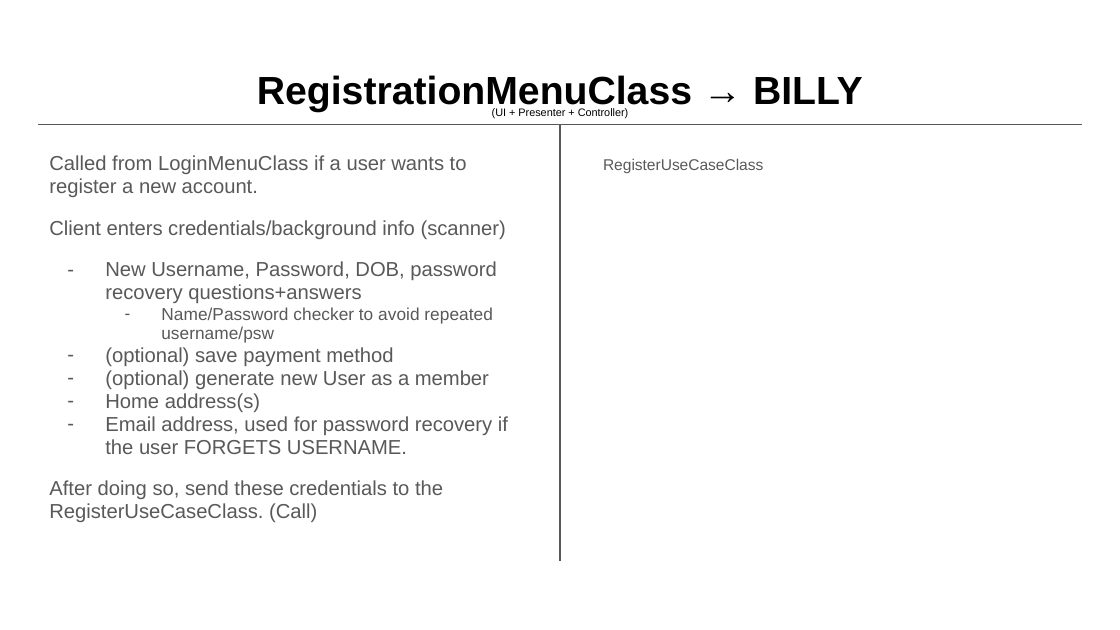
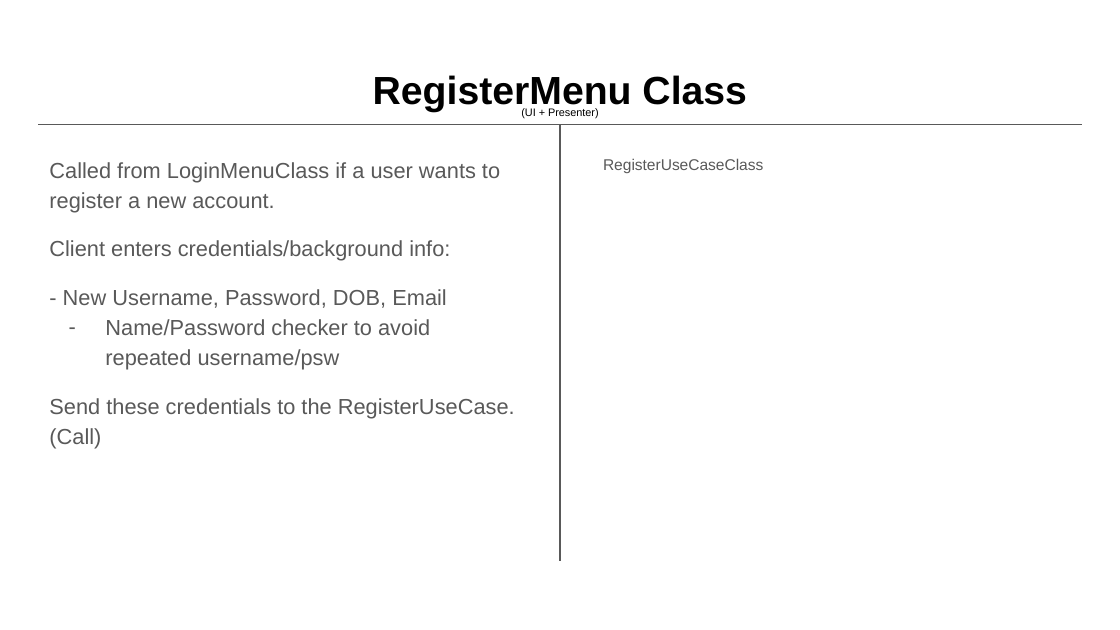
Before and after one commit to hud9925/FlightManager, a slide deck: slide 4 of phase0/CRC Model.pptx. Drawn at 1120x630 pixels with LibreOffice and Linux fonts; fonts in the diff are those of the drawing. Boxes give left, top, right and bottom in pixels: in the first picture for what was removed or moved away, otherwise in the second. Text is boxed around its words. In the diff, an @@ line names an element or a change of style, - is before the commit and + after.

```diff
--- a/phase0/CRC Model.pptx
+++ b/phase0/CRC Model.pptx
@@ title at box(373, 75, 747, 112): text changed @@
-RegistrationMenuClass → BILLY
+RegisterMenu Class
@@ text at box(521, 108, 599, 118): text changed @@
-(UI + Presenter + Controller)
+(UI + Presenter)
@@ text at box(49, 162, 500, 370): size 12.9 to 14 pt in "Called from LoginMenuClass if a user wants ..."; size 11.1 to 14 pt in "Name/Password checker to avoid repeated username/psw"; line spacing 0.95 to 1.15; list level 2 to 1 in "Name/Password checker to avoid repeated ..." @@
@@ text at box(49, 240, 450, 308): text changed; size 12.9 to 14 pt @@
-Client enters credentials/background info (scanner)
-– New Username, Password, DOB, password recovery questions+answers
+Client enters credentials/background info:
+- New Username, Password, DOB, Email
@@ text at box(49, 398, 515, 448): text changed; size 12.9 to 14 pt @@
-– (optional) save payment method
-– (optional) generate new User as a member
-– Home address(s)
-– Email address, used for password recovery if the user FORGETS USERNAME.
-After doing so, send these credentials to the RegisterUseCaseClass. (Call)
+Send these credentials to the RegisterUseCase. (Call)
```
Also in this commit, not shown: 13 other slides changed, 1 slide added.
